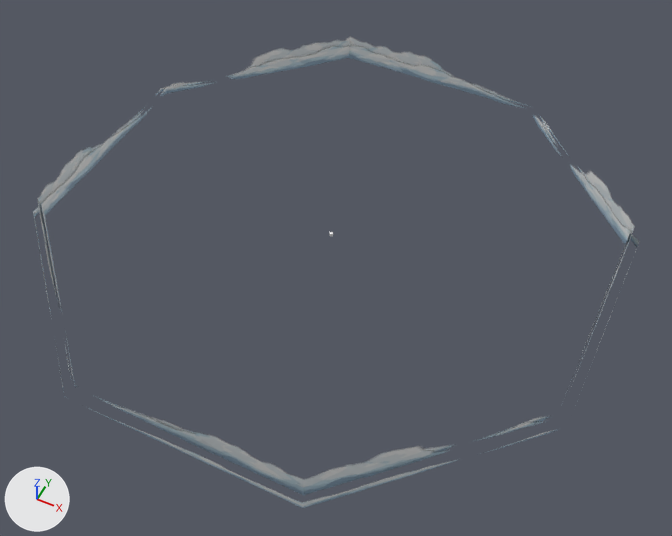
The Blender file art/skybox.blend: old version first, new version second.
Camera for both pictures: a 50 mm camera at (146.0, -287.0, 335.0) aimed at (10.0, -15.0, -5.0). Arrows for +X, +Y and +Z are at lower left; the lights stay in place.

The older version as bpy lines, for what is in view:
```python
me_farcloud = bpy.data.meshes.new('FarCloud')
me_farcloud.from_pydata(...)  # 16 vertices, 8 faces; spans x -1.0..1.0, y -1.0..1.0, z 0.0..0.41
me_farcloud.materials.append(mat_cloudnearfar)
me_middlecloud = bpy.data.meshes.new('MiddleCloud')
me_middlecloud.from_pydata(...)  # 16 vertices, 8 faces; spans x -1.0..1.0, y -1.0..1.0, z 0.0..0.41
me_middlecloud.materials.append(mat_cloudmiddle)
me_nearcloud = bpy.data.meshes.new('NearCloud')
me_nearcloud.from_pydata(...)  # 16 vertices, 8 faces; spans x -1.0..1.0, y -1.0..1.0, z 0.0..0.41
me_nearcloud.materials.append(mat_cloudnearfar)
ob_far = bpy.data.objects.new('Far', me_farcloud)
ob_far.location = (0.0, 0.0, -1.3)
ob_far.rotation_euler = (0.0, 0.0, 0.393)  # degrees (0, 0, 23)
ob_far.scale = (150.0, 150.0, 29.5)
ob_middle = bpy.data.objects.new('Middle', me_middlecloud)
ob_middle.location = (0.0, 0.0, -1.2)
ob_middle.rotation_euler = (0.0, 0.0, 0.393)  # degrees (0, 0, 23)
ob_middle.scale = (145.0, 145.0, 65.5)
ob_near = bpy.data.objects.new('Near', me_nearcloud)
ob_near.location = (0.0, 0.0, -3.5)
ob_near.rotation_euler = (0.0, 0.0, 0.393)  # degrees (0, 0, 23)
ob_near.scale = (144.0, 144.0, 65.5)
```
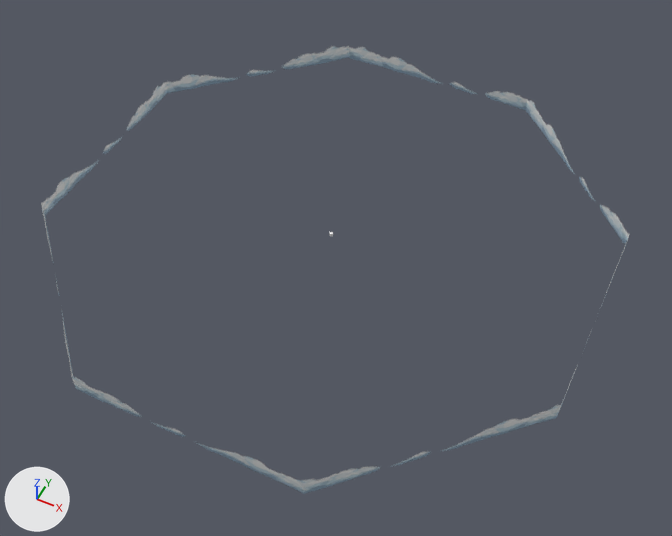
Where the newer file only moved an object's origin or applied its transform, the numbers keep the older frame.

The change, as JSON lines over the scene's bpy script:
```json
{"block": "me_nearcloud", "where": "me_nearcloud.from_pydata(...)  # 16 vertices, 8 faces; spans x -1.0..1.0, y -1.0..1.0, z 0.0..0.41"}
{"block": "me_nearcloud", "where": "# used by ob_near; location = (0.0, 0.0, -3.5); rotation_euler = (0.0, 0.0, 0.393), in degrees (0, 0, 23); scale = (144.0, 144.0, 65.5)"}
{"block": "me_nearcloud", "change": "me_nearcloud part 1: texture (UV) coordinates of 8 of 8 faces, centred in x -0.85..0.85, y -0.85..0.85, z 0.2, changed; they spanned u -1.55..2.55, v 0.0..1.0 and now span u -3.59..4.59, v 0.0..1.0"}
{"op": "add", "block": "ob_middle", "code": "ob_middle.hide_set(True)"}
{"op": "add", "block": "ob_far", "code": "ob_far.hide_set(True)"}
```

Pixel boxes (x1, y1, x2, y2) of what changed, in the pictures (672 x 536 px):
```json
{"object": "Middle", "change": "hidden", "before": [37, 37, 634, 495]}
{"object": "Far", "change": "hidden", "before": [33, 72, 639, 508]}
{"part": 1, "of": "me_nearcloud", "change": "surface changed", "before": [41, 46, 630, 452], "after": [41, 46, 630, 494]}
```
